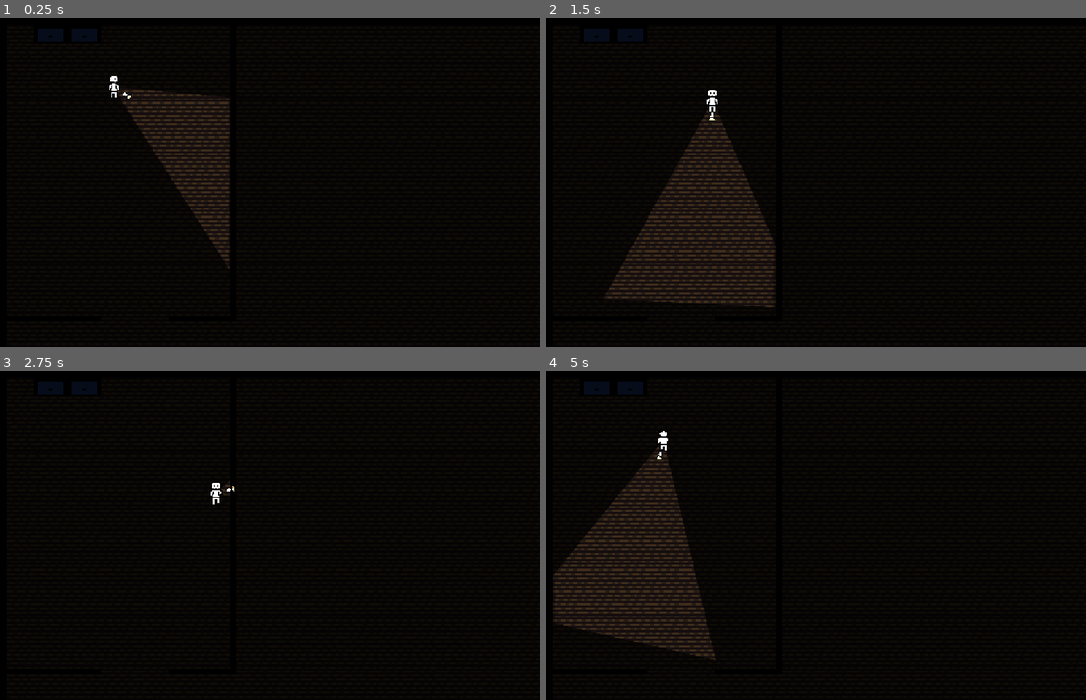
Above: before the commit, frames 1-4 (two rows, left to right).
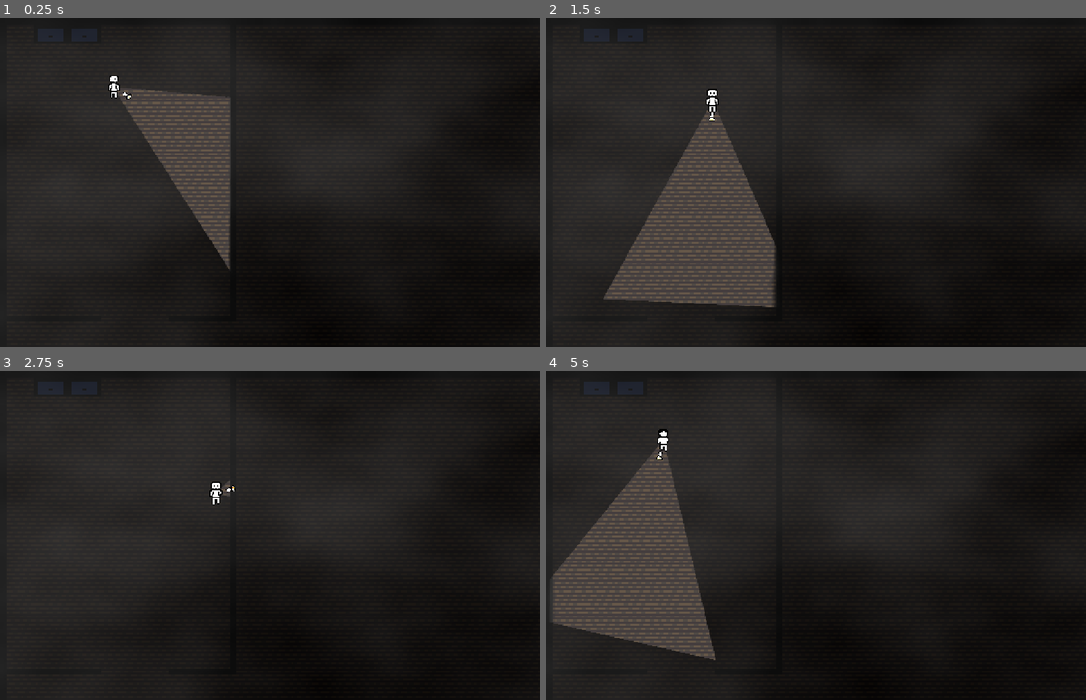
Above: after the commit, the same moments.

Repository: RSCode0/baudo-jam
Game: Godot game, scene res://scenes/game.tscn
The game is run twice, just before and just after one commit, with the same random seed, the same clock (stepped at 60 frames per second) and the same inputs.
Inputs (mouse positions are in pixels of both pictures, inside the frame that each line leads up to):
- Up to frame 1 (0.25 s): no input
- Up to frame 2 (1.5 s): tap Enter at 0.5 s; move the mouse to (934, 166) at 0.52 s; hold D (right) 0.53-1.28 s; move the mouse to (708, 198) at 1.27 s; hold S (down) from 1.28 s (still down)
- Up to frame 3 (2.75 s): move the mouse to (324, 463) at 2.02 s; release S (down) at 2.03 s; hold D (right) from 2.03 s (still down)
- Up to frame 4 (5 s): move the mouse to (789, 601) at 2.77 s; release D (right) at 2.78 s; hold Z (up) 2.78-3.53 s; move the mouse to (978, 584) at 3.52 s; hold Q (left) from 3.53 s (still down); move the mouse to (654, 486) at 4.27 s

The runs differ from the first frame. In frame 1, 49% of the frame differs, in the area x 0-100%, y 0-100%; in frame 2, 53%; in frame 3, 49%; in frame 4, 50%.

Commit message:
make game shader

Diff:
--- a/scenes/game.tscn
+++ b/scenes/game.tscn
@@ -15,6 +15,18 @@
 shader = ExtResource("1_lbhrr")
 shader_parameter/Texture2DParameter = SubResource("GradientTexture2D_lbhrr")
 
+[sub_resource type="Gradient" id="Gradient_iywne"]
+
+[sub_resource type="FastNoiseLite" id="FastNoiseLite_lbhrr"]
+
+[sub_resource type="NoiseTexture2D" id="NoiseTexture2D_lbhrr"]
+noise = SubResource("FastNoiseLite_lbhrr")
+color_ramp = SubResource("Gradient_iywne")
+
+[sub_resource type="ShaderMaterial" id="ShaderMaterial_lbhrr"]
+shader = ExtResource("1_lbhrr")
+shader_parameter/Texture2DParameter = SubResource("NoiseTexture2D_lbhrr")
+
 [node name="Game" type="Node2D" unique_id=567505834]
 material = SubResource("ShaderMaterial_61gog")
 script = ExtResource("1_uwrxv")
@@ -29,3 +41,8 @@
 
 [node name="Map" parent="Maps" unique_id=1370805108 instance=ExtResource("3_lnu2h")]
 modulate = Color(0.11764706, 0.11764706, 0.11764706, 1)
+
+[node name="ColorRect" type="ColorRect" parent="." unique_id=1686371015]
+material = SubResource("ShaderMaterial_lbhrr")
+offset_right = 1280.0
+offset_bottom = 784.0
--- a/shaders/game.tres
+++ b/shaders/game.tres
@@ -1,31 +1,22 @@
 [gd_resource type="VisualShader" format=3 uid="uid://dr5v2ltkpapn0"]
+
+[sub_resource type="VisualShaderNodeFloatConstant" id="VisualShaderNodeFloatConstant_1w7ur"]
+constant = 0.2
 
 [sub_resource type="VisualShaderNodeTexture2DParameter" id="VisualShaderNodeTexture2DParameter_1w7ur"]
 parameter_name = "Texture2DParameter"
 
 [sub_resource type="VisualShaderNodeTexture" id="VisualShaderNodeTexture_mf02r"]
-output_port_for_preview = 0
 source = 5
-
-[sub_resource type="VisualShaderNodeMix" id="VisualShaderNodeMix_fdr6o"]
-output_port_for_preview = 0
-default_input_values = [0, Vector3(0, 0, 0), 1, Vector3(1, 1, 1), 2, Vector3(0.5, 0.5, 0.5)]
-op_type = 3
-
-[sub_resource type="VisualShaderNodeInput" id="VisualShaderNodeInput_u6yk7"]
-output_port_for_preview = 0
-input_name = "color"
 
 [resource]
 mode = 1
 flags/light_only = false
 nodes/vertex/0/position = Vector2(768, 192)
-nodes/fragment/2/node = SubResource("VisualShaderNodeTexture2DParameter_1w7ur")
-nodes/fragment/2/position = Vector2(-848, 192)
-nodes/fragment/3/node = SubResource("VisualShaderNodeTexture_mf02r")
-nodes/fragment/3/position = Vector2(-432, 144)
-nodes/fragment/4/node = SubResource("VisualShaderNodeMix_fdr6o")
-nodes/fragment/4/position = Vector2(272, 480)
-nodes/fragment/5/node = SubResource("VisualShaderNodeInput_u6yk7")
-nodes/fragment/5/position = Vector2(-336, 480)
-nodes/fragment/connections = PackedInt32Array(2, 0, 3, 2, 5, 0, 4, 1, 3, 0, 0, 0)
+nodes/fragment/2/node = SubResource("VisualShaderNodeFloatConstant_1w7ur")
+nodes/fragment/2/position = Vector2(-32, 304)
+nodes/fragment/3/node = SubResource("VisualShaderNodeTexture2DParameter_1w7ur")
+nodes/fragment/3/position = Vector2(-1088, 112)
+nodes/fragment/4/node = SubResource("VisualShaderNodeTexture_mf02r")
+nodes/fragment/4/position = Vector2(-512, 0)
+nodes/fragment/connections = PackedInt32Array(2, 0, 0, 1, 3, 0, 4, 2, 4, 0, 0, 0)
